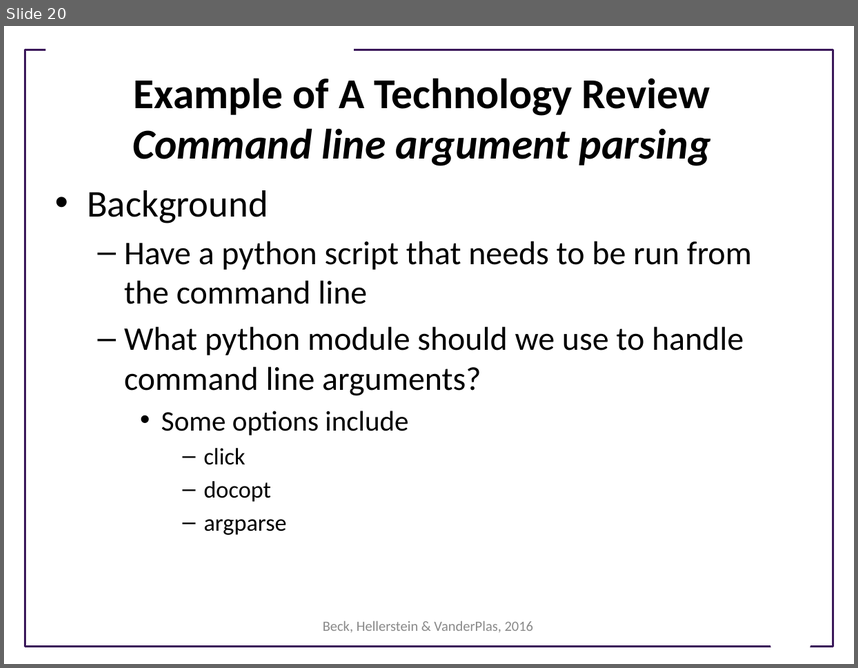
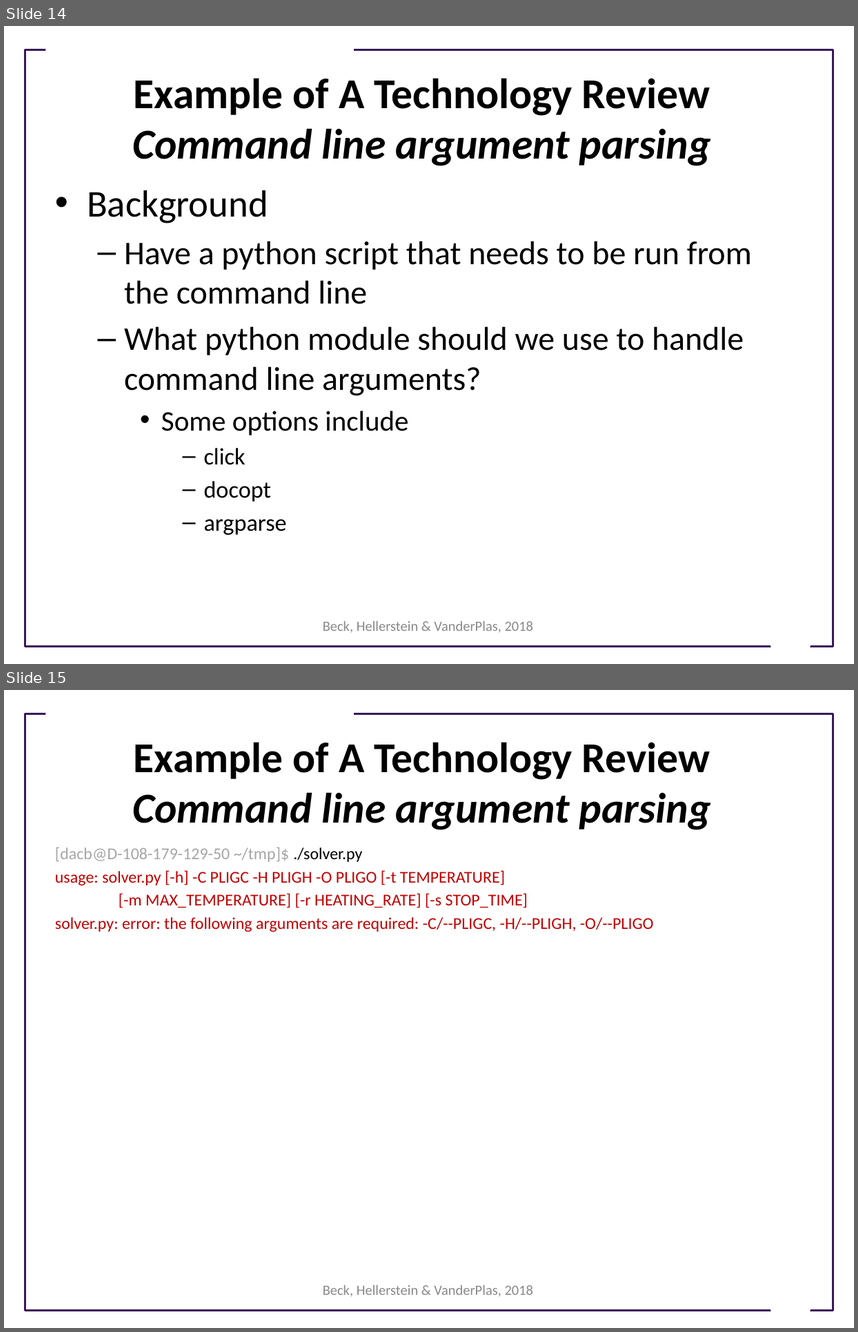
Before and after one commit to UWSEDS/LectureNotes-Spring2018, a slide deck: 03-Working-in-Teams.pptx. Shown one above the other, each under a label of ours: slide 20 before the commit, slides 14 and 15 after it. The pictures are 858x668 and 858x1332 pixels, drawn with LibreOffice and Linux fonts; fonts in the diff are those of the drawing; background and template pictures are left out. Boxes give left, top, right and bottom in pixels: in the first picture for what was removed or moved away, otherwise in the second. Text is boxed around its words. In the diff, an @@ line names an element or a change of style, - is before the commit and + after.

```diff
--- a/03-Working-in-Teams.pptx
+++ b/03-Working-in-Teams.pptx
@@ slide 15 added at <box>4,690,854,1328</box>, background #FFFFFF; not listed: 3 template elements that a slide beside it also shows @@
@@ title added at <box>132,742,711,830</box>, 36 pt, text #000000, bold @@
+Example of A Technology Review
+Command line argument parsing
@@ text added at <box>55,847,654,931</box>, 14 pt, text #C00000 @@
+[dacb@D-108-179-129-50 ~/tmp]$ ./solver.py
+usage: solver.py [-h] -C PLIGC -H PLIGH -O PLIGO [-t TEMPERATURE]
+[-m MAX_TEMPERATURE] [-r HEATING_RATE] [-s STOP_TIME]
+solver.py: error: the following arguments are required: -C/--PLIGC, -H/--PLIGH, -O/--PLIGO
@@ text added at <box>323,1285,534,1296</box>, 12 pt, text #898989 @@
+Beck, Hellerstein & VanderPlas, 2018
@@ what was slide 20 is now slide 14 @@
@@ slide 14 changed as well @@
@@ text at <box>323,621,534,632</box>: text changed @@
-Beck, Hellerstein & VanderPlas, 2016
+Beck, Hellerstein & VanderPlas, 2018
```
Also in this commit, not shown: 16 other slides changed, 3 other slides added, 6 slides removed, 1 other file.
